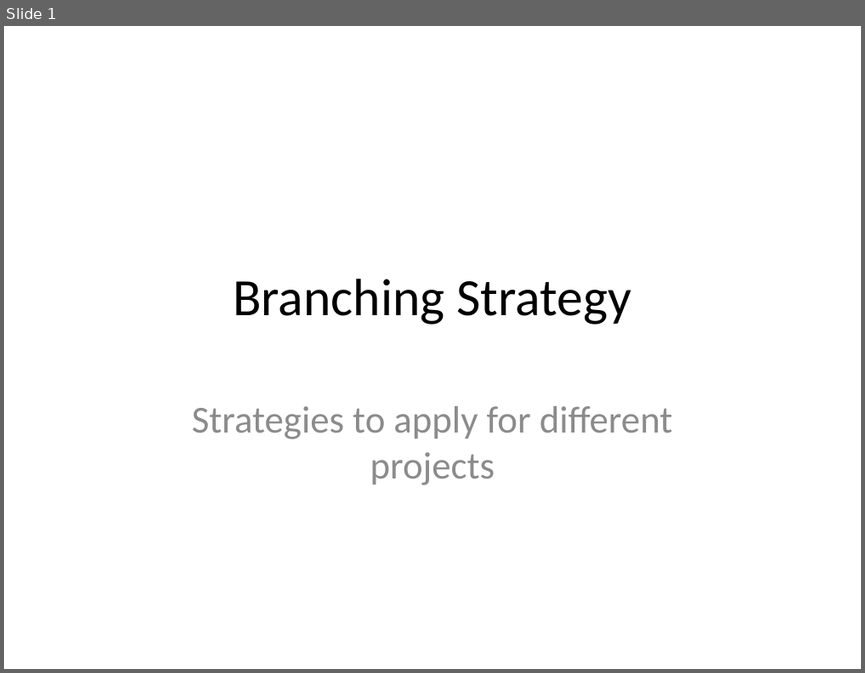
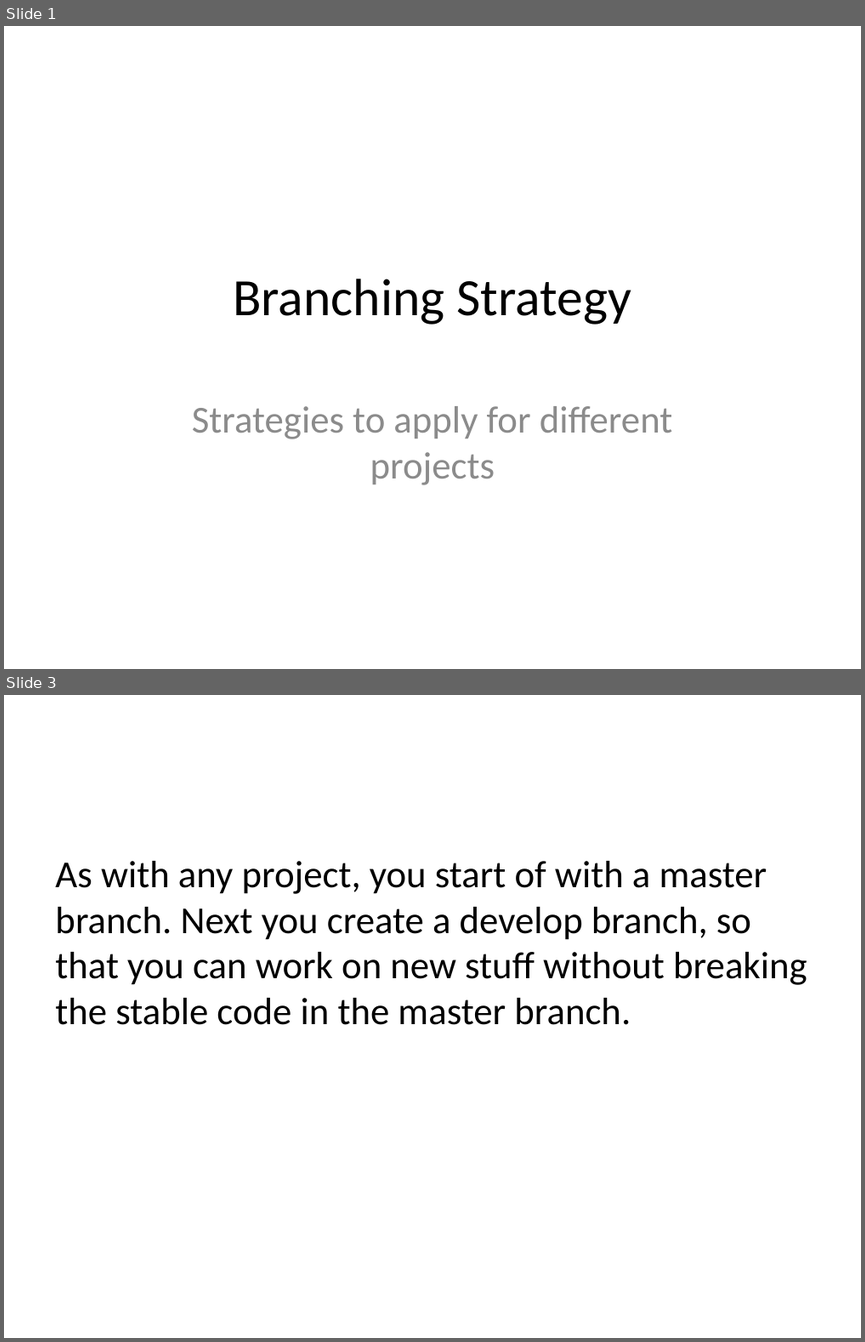
Before and after one commit to JaceTan/programming-notes, a slide deck: Branching Strategy (Basic).pptx. Shown one above the other, each under a label of ours: slide 1 before the commit, slides 1 and 3 after it; the slides between them are not shown. The pictures are 865x673 and 865x1342 pixels, drawn with LibreOffice and Linux fonts; fonts in the diff are those of the drawing. Boxes give left, top, right and bottom in pixels: in the first picture for what was removed or moved away, otherwise in the second. Text is boxed around its words. In the diff, an @@ line names an element or a change of style, - is before the commit and + after.

Commit message:
split branching and tags into 2 separate files.

```diff
--- a/Branching Strategy (Basic).pptx
+++ b/Branching Strategy (Basic).pptx
@@ slide 3 added at (4, 695, 861, 1338), background #FFFFFF @@
@@ text added at (55, 861, 807, 1025), 32 pt, text #000000 @@
+As with any project, you start of with a master branch. Next you create a develop branch, so that you can work on new stuff without breaking the stable code in the master branch.
```
Also in this commit, not shown: 1 other slide added, 2 slides removed, 3 other files.
